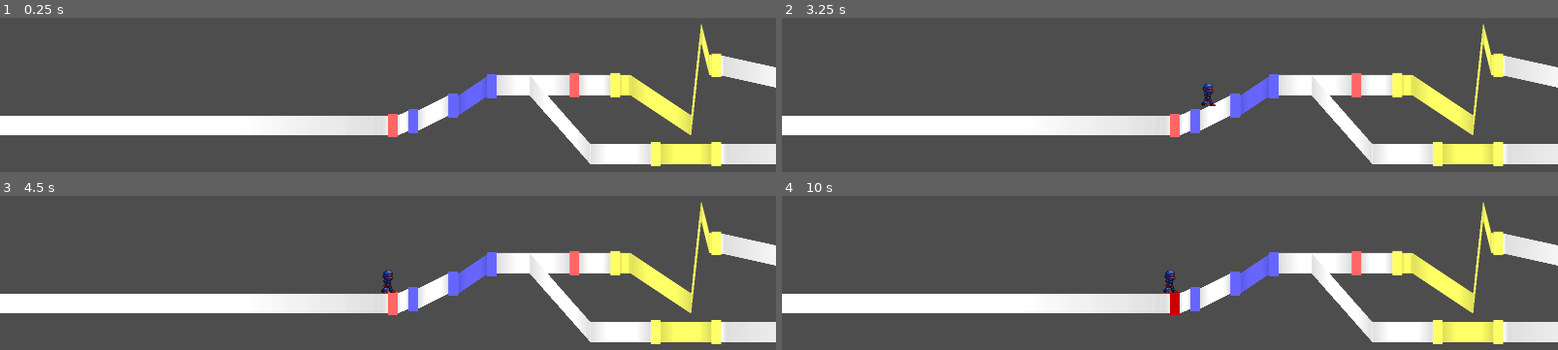
Above: before the commit, frames 1-4 (two rows, left to right).
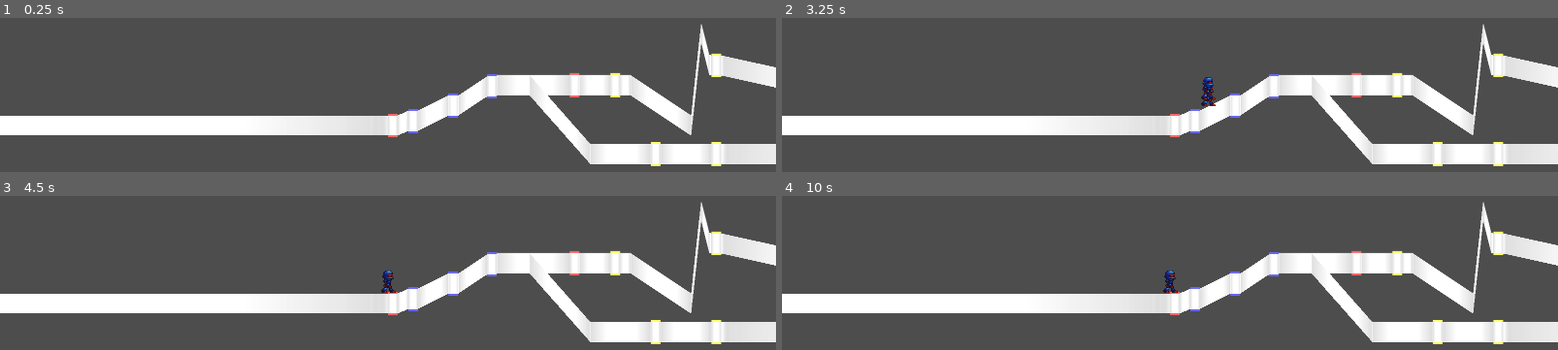
Above: after the commit, the same moments.

Repository: junu192857/Vexatonic-dash-2
Game: Godot game, scene res://Scenes/RhythmScene.tscn
The game is run twice, just before and just after one commit, with the same random seed, the same clock (stepped at 60 frames per second) and the same inputs. Sound files missing from this copy of the repository are replaced by a short silence.
Inputs (mouse positions are in pixels of both pictures, inside the frame that each line leads up to):
- Up to frame 1 (0.25 s): no input
- Up to frame 2 (3.25 s): tap Enter at 0.5, 2.75 s; move the mouse to (1340, 104) at 0.52 s; hold A (a) 0.53-1.25 s; click (1340, 104) at 0.67 s; tap D (d) at 0.8 s; tap Space at 1.25 s; drag from (1014, 147) to (outside the picture) at 1.27 s; move the mouse to (1247, 30) at 2.02 s; hold K (k) 2.03-2.75 s; click (1247, 30) at 2.17 s; tap L (l) at 2.3 s; drag from (outside the picture) to (937, 59) at 2.77 s
- Up to frame 3 (4.5 s): move the mouse to (outside the picture) at 3.52 s; hold S (s) 3.53-4.25 s; click (outside the picture) at 3.67 s; tap A (a) at 3.8 s; drag from (155, 237) to (outside the picture) at 4.27 s
- Up to frame 4 (10 s): tap Space at 5, 6.5 s; move the mouse to (1208, 303) at 5.02 s; hold D (d) 5.03-5.75 s; click (1208, 303) at 5.17 s; tap K (k) at 5.3 s; tap Enter at 5.75 s; drag from (outside the picture) to (1014, 325) at 5.77 s; move the mouse to (1340, 282) at 6.52 s; hold K (k) 6.53-7.25 s; click (1340, 282) at 6.67 s; tap S (s) at 6.8 s; drag from (1014, 325) to (outside the picture) at 7.27 s; move the mouse to (1247, 208) at 8.02 s; hold S (s) 8.03-8.75 s; click (1247, 208) at 8.17 s; tap D (d) at 8.3 s; drag from (outside the picture) to (937, 237) at 8.77 s; move the mouse to (outside the picture) at 9.52 s; hold D (d) from 9.53 s (still down); click (outside the picture) at 9.67 s; tap L (l) at 9.8 s

The runs differ from the first frame. In frame 1, 4.5% of the frame differs, in the area x 50-93%, y 3-95%; in frame 2, 4.6%; in frame 3, 4.5%; in frame 4, 4.5%.

Commit message:
LevelData 추가, ChartParser 구조 변경

Diff:
--- a/vexatonic-dash-2/Charts/HolyTest.csv
+++ /dev/null
@@ -1,7 +0,0 @@
-LANE 0 1
-0.0 -133.0
-1473.21423339844 -142.0
-2410.71435546875 84.0
-END
-669.642883 0 1 1875.000000 0
-267.857147 1 0 0.000000 0
--- a/vexatonic-dash-2/Charts/RealTest.csv
+++ /dev/null
@@ -1,13 +0,0 @@
-LANE 0 1
-0.0 -159.0
-1060.0 -198.0
-1666.0 -209.0
-END
-LANE 1 1
-0.0 -1.0
-986.0 147.0
-END
-LANE 2 0
-538.0 79.7545623779297
-790.0 209.0
-END
--- a/vexatonic-dash-2/Scenes/RhythmScene.tscn
+++ b/vexatonic-dash-2/Scenes/RhythmScene.tscn
@@ -5,7 +5,7 @@
 [ext_resource type="PackedScene" uid="uid://byjtw0yjya7ia" path="res://Prefabs/Note.tscn" id="3_4pq8y"]
 [ext_resource type="PackedScene" uid="uid://db3llundjhedf" path="res://Prefabs/Character.tscn" id="3_wib5u"]
 [ext_resource type="PackedScene" uid="uid://cw54hy54u4o3h" path="res://Prefabs/Connector.tscn" id="4_wjq5j"]
-[ext_resource type="AudioStream" uid="uid://c2hh0bkkfx6no" path="res://Sounds/Conquest - Blacksmith (freetouse.com).mp3" id="6_4pq8y"]
+[ext_resource type="AudioStream" uid="uid://c2hh0bkkfx6no" path="res://Charts/Test/HolyTest.mp3" id="6_4pq8y"]
 
 [node name="RhythmScene" type="Node2D" unique_id=2112385734]
 metadata/_edit_vertical_guides_ = [-111.0]
--- a/vexatonic-dash-2/Scripts/EditorManager.gd
+++ b/vexatonic-dash-2/Scripts/EditorManager.gd
@@ -1,5 +1,6 @@
 extends Node2D
 
+var levelData: LevelData
 var noteDatas: Array[NoteData]
 var laneDatas: Array[Lane]
 
@@ -10,6 +11,7 @@
 @onready var inputHandler = $EditorInputHandler
 @onready var camera = $Camera2D
 
+@onready var initialPanel = $CanvasLayer/InitialPanel
 @onready var noteSelectorPanel = $CanvasLayer/NoteSelectorPanel
 @onready var settingPanel = $CanvasLayer/SettingPanel
 @onready var savePanel = $CanvasLayer/SavePanel
@@ -30,18 +32,23 @@
 func _on_start_editor():
 	editor_ready = true
 	current_state = EditorState.Ready
-	var bpm = $CanvasLayer/InitialPanel/BPMBox.value
-	var music_time = $CanvasLayer/InitialPanel/MusicTimeBox.value
+	levelData = LevelData.new()
+	laneDatas = levelData.lanes
+	noteDatas = levelData.noteDatas
+	initialPanel.visible = false
+	noteSelectorPanel.visible = true
+	settingPanel.visible = true
+	set_initial_value()
+	place_bar_lines()
+
+func set_initial_value():
+	var bpm = initialPanel.get_node("BPMBox").value
+	var music_time = initialPanel.get_node("MusicTimeBox").value
 	if music_time == 0:
 		music_time = 180
-	$CanvasLayer/InitialPanel.visible = false
 	music_bpm.append(Vector2(0, bpm))
 	music_bpm.append(Vector2(INF, 60))
 	music_end_time = music_time * 1000
-	noteSelectorPanel.visible = true
-	settingPanel.visible = true
-	place_bar_lines()
-
 
 # ================== 에디터 내 카메라 조작 =====================
 var dragging = false
@@ -580,7 +587,7 @@
 # =============================== Load Chart ==========================
 
 func parse():
-	ChartParser.parse("res://Charts/HolyTest.csv", laneDatas, noteDatas)
+	ChartParser.parse_chart("res://Charts/Test/Easy.txt", levelData, true)
 	for lane in laneDatas:
 		for i in range(lane.keyframes.size() - 1):
 			var start_time = lane.keyframes[i].x
--- a/vexatonic-dash-2/Scripts/RhythmManager.gd
+++ b/vexatonic-dash-2/Scripts/RhythmManager.gd
@@ -1,7 +1,8 @@
 extends Node2D
 
-var noteDatas: Array[NoteData]
-var lanes: Array[Lane]
+var levelData: LevelData
+var lanes
+var noteDatas
 
 @export var CHARACTER_SCENE: PackedScene
 @onready var musicPlayer = $AudioStreamPlayer
@@ -21,7 +22,9 @@
 	# ==== Parsing & Lanes, NoteDatas 정렬
 	print("START")
 	InputHandler.note_pressed.connect(_on_pressed)
-	ChartParser.parse("res://Charts/test.csv", lanes, noteDatas)
+	levelData = ChartParser.parse("res://Charts/Test", ChartParser.Difficulty.Easy)
+	lanes = levelData.lanes
+	noteDatas = levelData.noteDatas
 	Lane.sort_lanes(lanes)
 	lane_index = 0
 	noteDatas.sort_custom(func(a: NoteData, b: NoteData):
--- a/vexatonic-dash-2/Scripts/Scripts_without_Node/ChartParser.gd
+++ b/vexatonic-dash-2/Scripts/Scripts_without_Node/ChartParser.gd
@@ -1,53 +1,99 @@
 class_name ChartParser
 
-static func parse(path:String, lanes: Array[Lane], noteDatas: Array[NoteData]):
-	#var notes: Array[NoteData]
+enum Difficulty { Easy, Normal, Hard }
+const DIFFICULTY_NAMES = ["Easy", "Normal", "Hard"]
 
-	var file = FileAccess.open(path, FileAccess.READ)
-	if file == null:
-		push_error("ERROR: 채보 파일을 열 수 없습니다.: "+ path)
-		return
+static func parse(chart_dir: String, difficulty: Difficulty) -> LevelData:
+	var data = LevelData.new()
 
-	var current_lane: Lane
+	# METADATA 파싱
+	var meta_file = FileAccess.open(chart_dir + "/METADATA.txt", FileAccess.READ)
+	if meta_file == null:
+		push_error("ERROR: METADATA.txt를 열 수 없습니다.: " + chart_dir)
+		return null
 
-	while not file.eof_reached():
-		var line = file.get_line().strip_edges()
-		print(line)
+	while not meta_file.eof_reached():
+		var line = meta_file.get_line().strip_edges()
+		if line.is_empty() or line.begins_with("#"):
+			continue
+		var parts = line.split(" ")
+		match parts[0]:
+			"NAME":   data.name = parts[1]
+			"MUSIC":  data.music_path = chart_dir + "/" + parts[1]
+			"LEVEL":  data.difficulty = [int(parts[1]), int(parts[2]), int(parts[3])]
+			"LENGTH": data.length = int(parts[1])
 
-		if line == "" or line.begins_with("#"):
+	# 채보 파싱
+	var chart_path = chart_dir + "/" + DIFFICULTY_NAMES[difficulty] + ".txt"
+	parse_chart(chart_path, data, false)
+
+	var chart_file = FileAccess.open(chart_path, FileAccess.READ)
+	if chart_file == null:
+		push_error("ERROR: 채보 파일을 열 수 없습니다.: " + chart_path)
+		return null
+
+	var current_lane: Lane = null
+	while not chart_file.eof_reached():
+		var line = chart_file.get_line().strip_edges()
+		if line.is_empty() or line.begins_with("#"):
 			continue
+		var parts = line.split(" ")
 
-		var parts = line.split(" ")
+		if parts[0] == "BPM":
+			data.bpm.append(Vector2(float(parts[1]), float(parts[2])))
+			continue
 
 		if parts[0] == "LANE":
 			var index = int(parts[1])
-			var is_init = int(parts[2])
-			if (Lane.find_lane(lanes, index)) == null:
-				current_lane = Lane.new(index, true if is_init == 1 else false)
-				lanes.append(current_lane)
-			else:
-				push_error("ERROR: lane index %d already exist" % index)
+			var is_init = int(parts[2]) == 1
+			current_lane = Lane.new(index, is_init)
+			data.lanes.append(current_lane)
 			continue
 
-		if parts[0] == "END" and current_lane:
+		if parts[0] == "END":
 			current_lane = null
 			continue
 
-		if parts.size() == 2 and current_lane:
+		if current_lane and parts.size() == 2:
 			current_lane.add_keyframe(float(parts[0]), float(parts[1]))
 			continue
 
 		if current_lane == null and parts.size() >= 5:
-			var time = float(parts[0])
-			var color = int(parts[1])
-			var type = int(parts[2])
-			var end_time = float(parts[3]) if type == 1 else time #단노트일 시 시작 시간과 종료 시간이 같음
-			if (type == 1 and time > end_time):
-				push_error("롱노트의 끝이 시작보다 빠릅니다")
-				continue
-			var lane = int(parts[4])
+			data.noteDatas.append(NoteData.new(float(parts[0]), int(parts[1]), int(parts[2]), float(parts[3]), int(parts[4])))
 
-			noteDatas.append(NoteData.new(time, color, type, end_time, lane))
-			print("append done")
+	return data
 
-	return
+static func parse_chart(chart_path: String, data: LevelData, is_editor: bool):
+	var chart_file = FileAccess.open(chart_path, FileAccess.READ)
+	if chart_file == null:
+		push_error("ERROR: 채보 파일을 열 수 없습니다.: " + chart_path)
+		return null
+
+	var current_lane: Lane = null
+	while not chart_file.eof_reached():
+		var line = chart_file.get_line().strip_edges()
+		if line.is_empty() or line.begins_with("#"):
+			continue
+		var parts = line.split(" ")
+
+		if parts[0] == "BPM":
+			data.bpm.append(Vector2(float(parts[1]), float(parts[2])))
+			continue
+
+		if parts[0] == "LANE":
+			var index = int(parts[1])
+			var is_init = int(parts[2]) == 1
+			current_lane = Lane.new(index, is_init)
+			data.lanes.append(current_lane)
+			continue
+
+		if parts[0] == "END":
+			current_lane = null
+			continue
+
+		if current_lane and parts.size() == 2:
+			current_lane.add_keyframe(float(parts[0]), float(parts[1]))
+			continue
+
+		if current_lane == null and parts.size() >= 5:
+			data.noteDatas.append(NoteData.new(float(parts[0]), int(parts[1]), int(parts[2]), float(parts[3]), int(parts[4])))
--- /dev/null
+++ b/vexatonic-dash-2/Scripts/Scripts_without_Node/LevelData.gd
@@ -0,0 +1,10 @@
+class_name LevelData
+
+var lanes: Array[Lane]
+var noteDatas: Array[NoteData]
+
+var name: String
+var bpm: Array[Vector2]
+var music_path: String
+var difficulty: Array
+var length: float
--- a/vexatonic-dash-2/Scripts/Scripts_without_Node/NoteData.gd
+++ b/vexatonic-dash-2/Scripts/Scripts_without_Node/NoteData.gd
@@ -1,6 +1,4 @@
 class_name NoteData
-
-# NoteData의 멤버에 직접 접근하는 것 지양
 
 # 노트를 처리해야 하는 시간
 var time: float
Renamed: vexatonic-dash-2/Charts/test.csv -> vexatonic-dash-2/Charts/Test/Easy.txt
Not shown, added: vexatonic-dash-2/Charts/Test/METADATA.txt
Not shown, added: vexatonic-dash-2/Scripts/Scripts_without_Node/LevelData.gd.uid
Not shown, added: vexatonic-dash-2/Charts/Test/HolyTest.mp3
